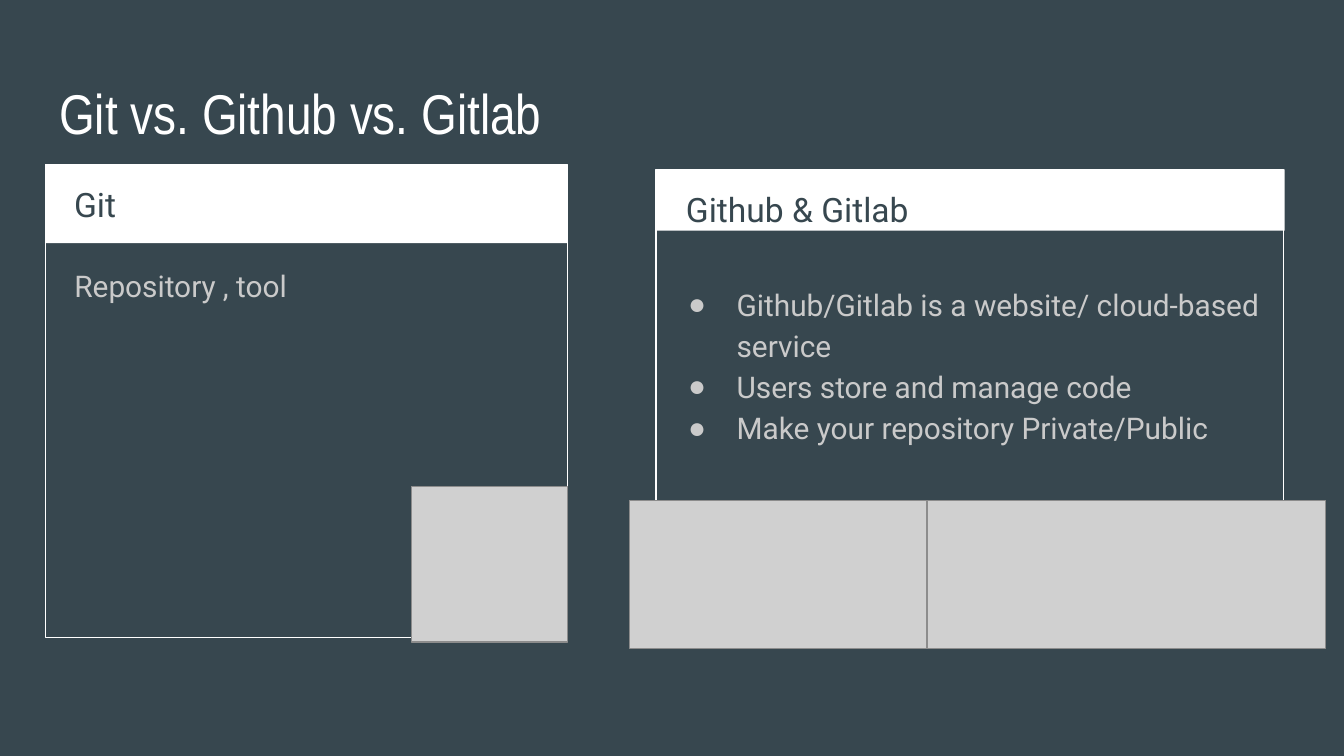
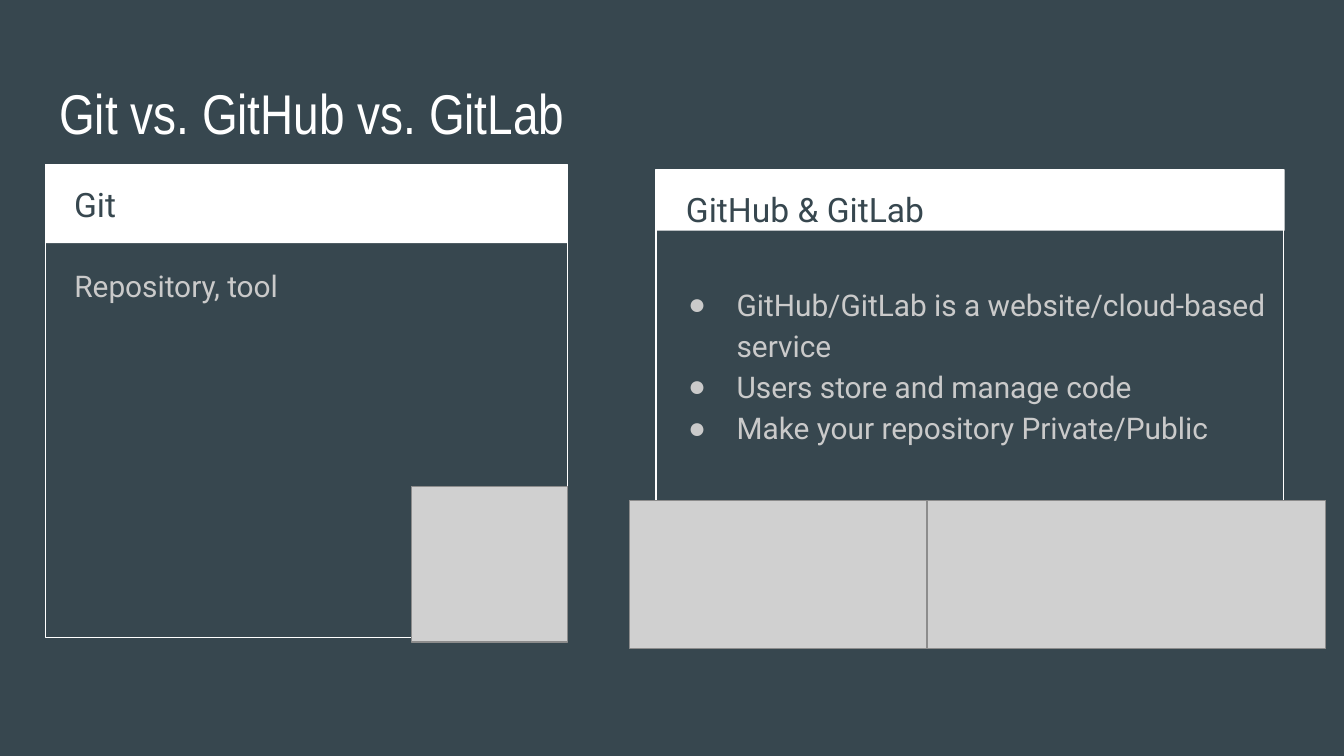
Before and after one commit to katannyak/WorkshopMaterials, a slide deck: slide 10 of git/hwt_study_git_intro.pptx. Drawn at 1344x756 pixels with LibreOffice and Linux fonts; fonts in the diff are those of the drawing; grey boxes stand for pictures. Boxes give left, top, right and bottom in pixels: in the first picture for what was removed or moved away, otherwise in the second. Text is boxed around its words. In the diff, an @@ line names an element or a change of style, - is before the commit and + after.

```diff
--- a/git/hwt_study_git_intro.pptx
+++ b/git/hwt_study_git_intro.pptx
@@ title at (59, 93, 564, 135): text changed @@
-Git vs. Github vs. Gitlab
+Git vs. GitHub vs. GitLab
@@ text at (686, 196, 924, 223): text changed @@
-Github & Gitlab
+GitHub & GitLab
@@ text at (74, 274, 278, 304): spaces changed @@
-Repository , tool
+Repository, tool
@@ text at (737, 293, 1265, 357): text changed @@
-● Github/Gitlab is a website/ cloud-based service
+● GitHub/GitLab is a website/cloud-based service
```
Also in this commit, not shown: 14 other slides changed, 5 slides added, 1 slide removed, 1 other file.
